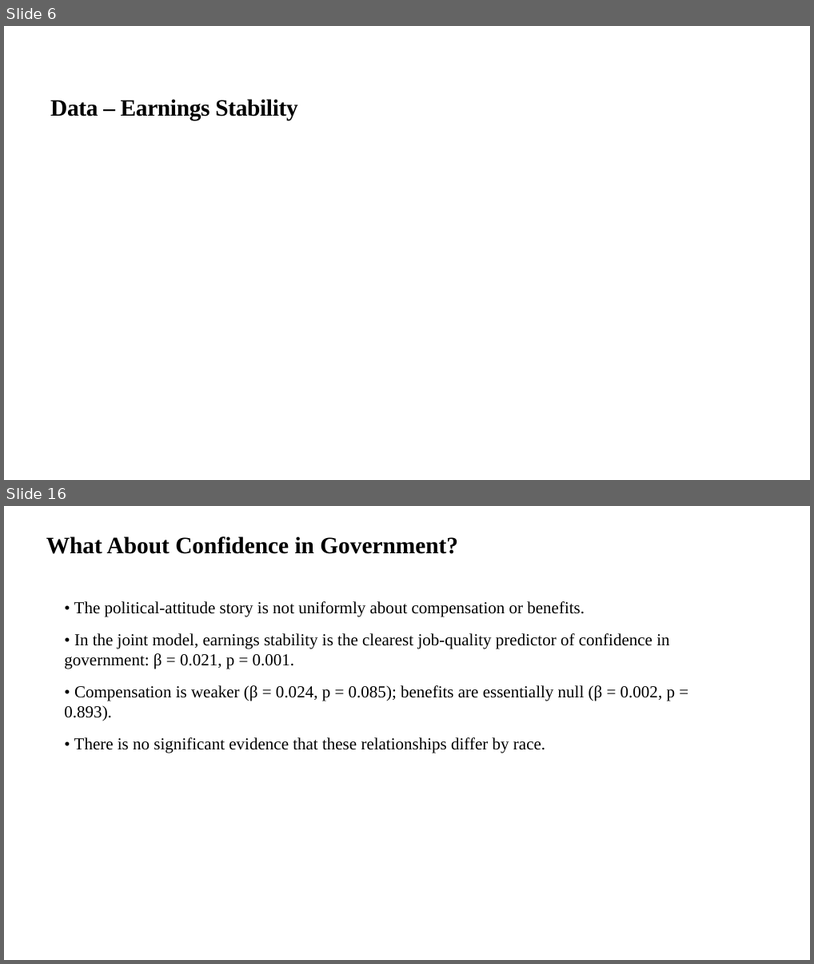
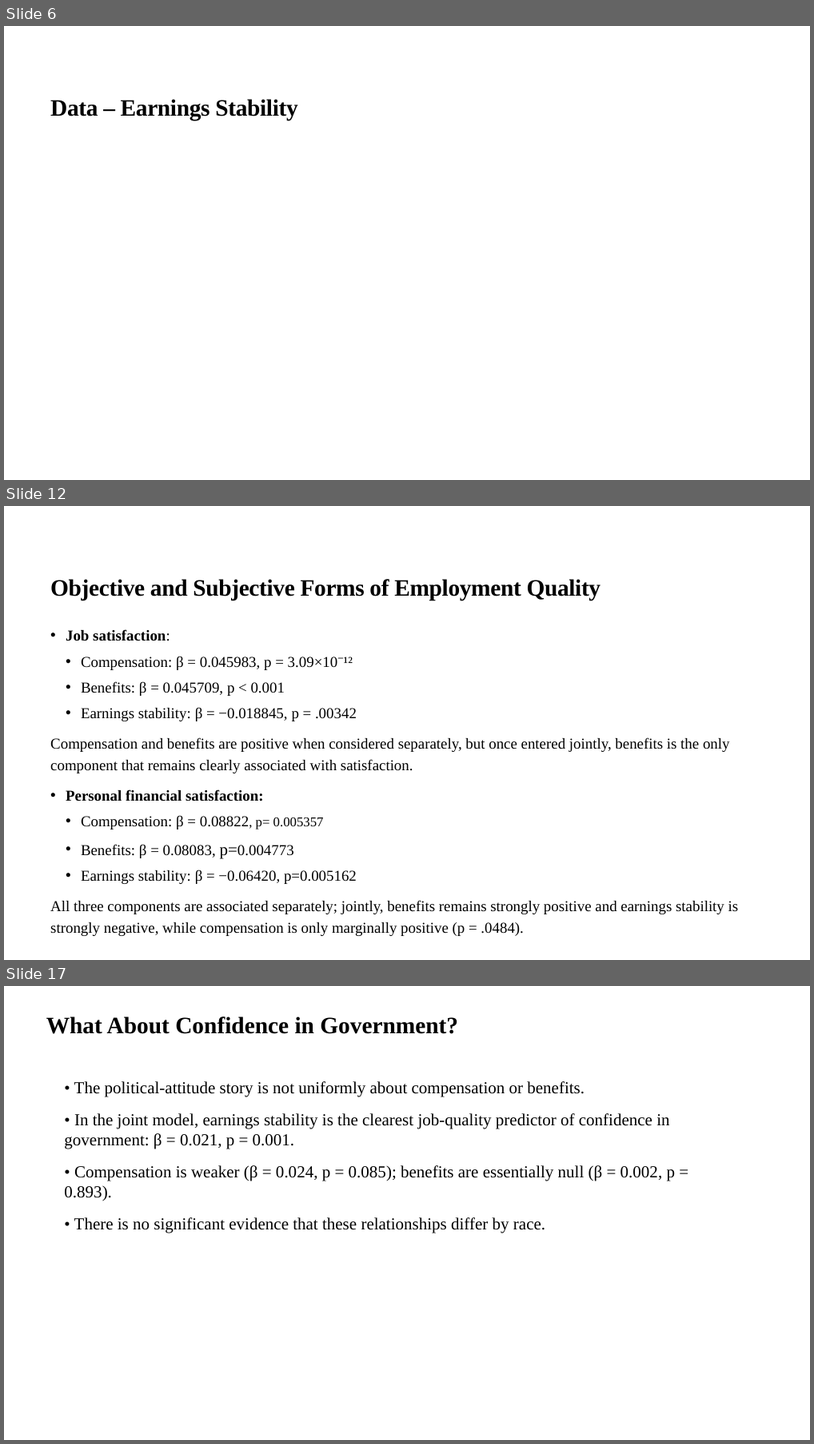
Before and after one commit to chosam2322/Precariat_Politics, a slide deck: Harvard_RaceWorkshop_amended.pptx. Shown one above the other, each under a label of ours: slides 6 and 16 before the commit, slides 6, 12 and 17 after it; the slides between them are not shown. The pictures are 814x964 and 814x1444 pixels, drawn with LibreOffice and Linux fonts; fonts in the diff are those of the drawing; grey boxes stand for pictures. Boxes give left, top, right and bottom in pixels: in the first picture for what was removed or moved away, otherwise in the second. Text is boxed around its words. In the diff, an @@ line names an element or a change of style, - is before the commit and + after.

```diff
--- a/Harvard_RaceWorkshop_amended.pptx
+++ b/Harvard_RaceWorkshop_amended.pptx
@@ slide 12 added at [4, 506, 810, 960], background #FFFFFF @@
@@ title added at [50, 579, 602, 600], 28 pt, text #000000, bold @@
+Objective and Subjective Forms of Employment Quality
@@ text added at [50, 629, 739, 936], 18 pt, text #000000 @@
+• Job satisfaction:
+  • Compensation: β = 0.045983, p = 3.09×10⁻¹²
+  • Benefits: β = 0.045709, p < 0.001
+  • Earnings stability: β = −0.018845, p = .00342
+Compensation and benefits are positive when considered separately, but once entered jointly, benefits is the only component that remains clearly associated with satisfaction.
+• Personal financial satisfaction:
+  • Compensation: β = 0.08822, p= 0.005357
+  • Benefits: β = 0.08083, p=0.004773
+  • Earnings stability: β = −0.06420, p=0.005162
+All three components are associated separately; jointly, benefits remains strongly positive and earnings stability is strongly negative, while compensation is only marginally positive (p = .0484).
@@ what was slide 16 is now slide 17 @@
```
Also in this commit, not shown: 8 slides changed, 10 other slides added, 5 slides removed, 12 other files.
